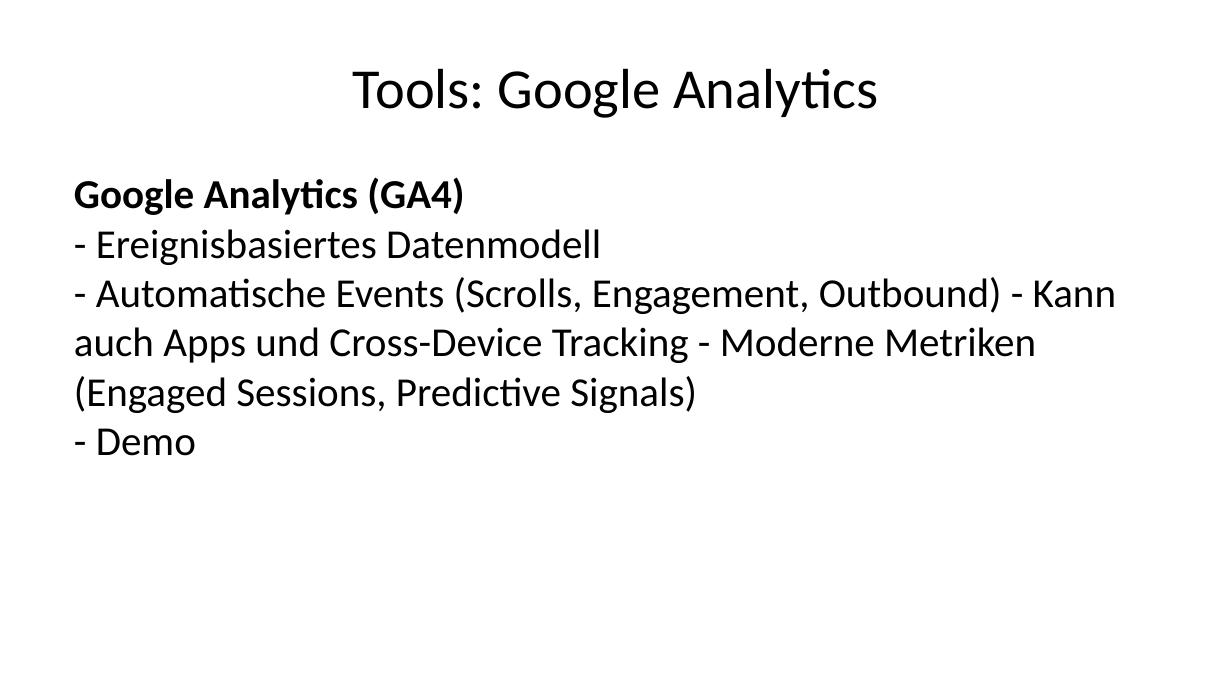
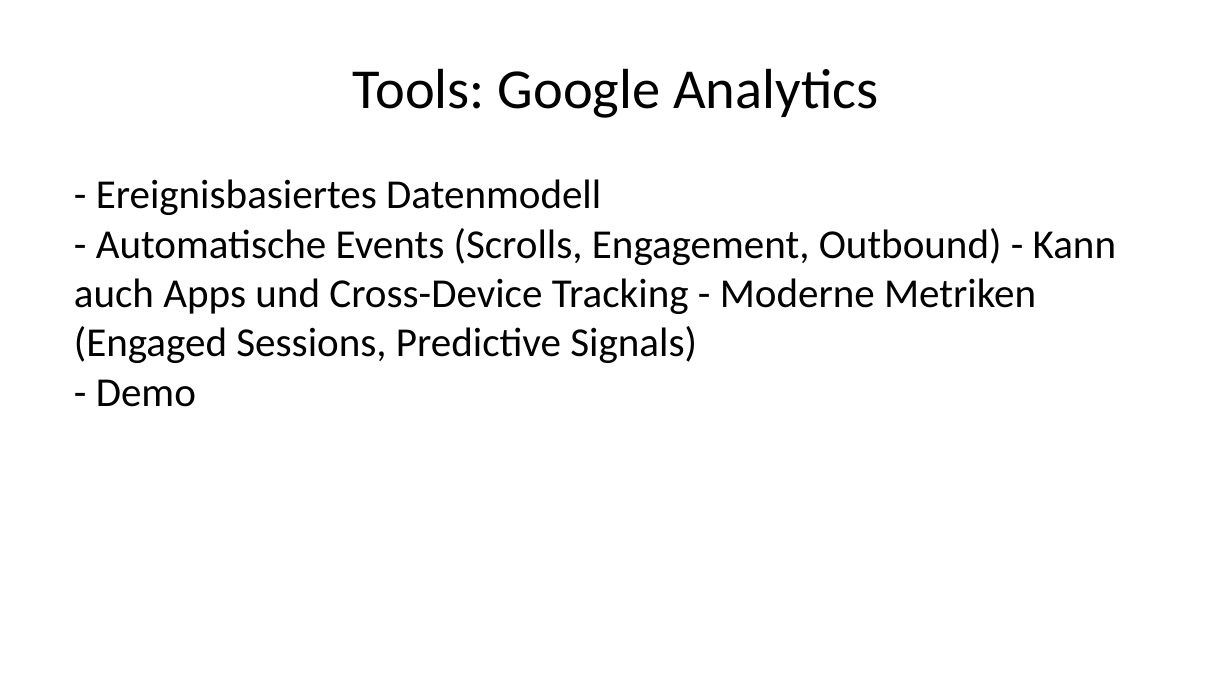
Before and after one commit to daswesen/digitale-inhalte, a slide deck: slide 78 of gdi.pptx (slide 77 before the commit). Drawn at 1232x693 pixels with LibreOffice and Linux fonts; fonts in the diff are those of the drawing. Boxes give left, top, right and bottom in pixels: in the first picture for what was removed or moved away, otherwise in the second. Text is boxed around its words. In the diff, an @@ line names an element or a change of style, - is before the commit and + after.

```diff
--- a/gdi.pptx
+++ b/gdi.pptx
@@ text at [74, 179, 1116, 407]: text changed @@
-Google Analytics (GA4)
-- Ereignisbasiertes Datenmodell
-- Automatische Events (Scrolls, Engagement, Outbound) - Kann auch Apps und Cross-Device Tracking - Moderne Metriken (Engaged Sessions, Predictive Signals)
-- Demo
+- Ereignisbasiertes Datenmodell
+- Automatische Events (Scrolls, Engagement, Outbound) - Kann auch Apps und Cross-Device Tracking - Moderne Metriken (Engaged Sessions, Predictive Signals)
+- Demo
```
Also in this commit, not shown: 2 other slides changed, 1 slide added, 3 other files.
